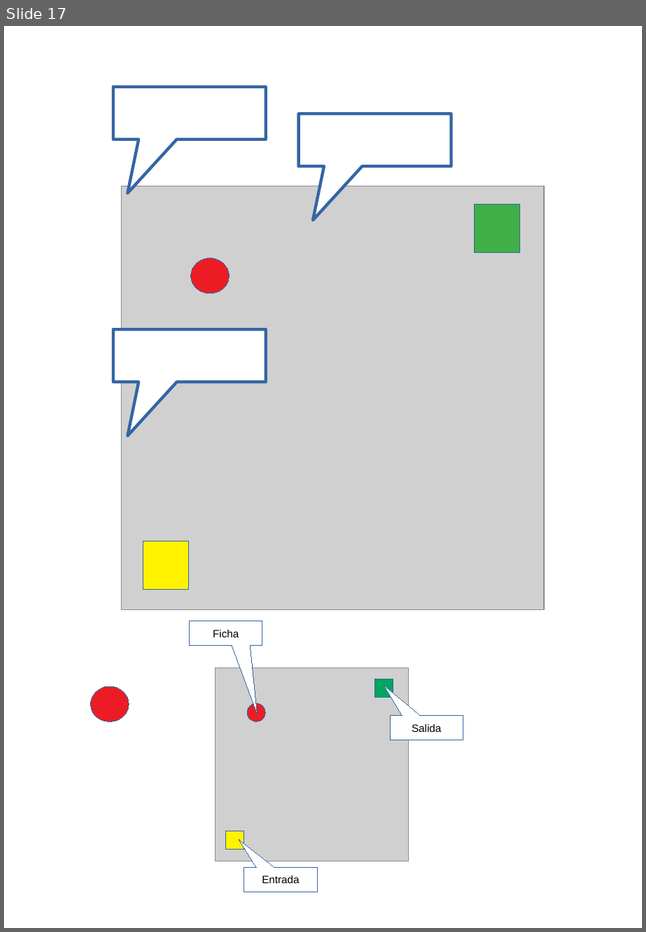
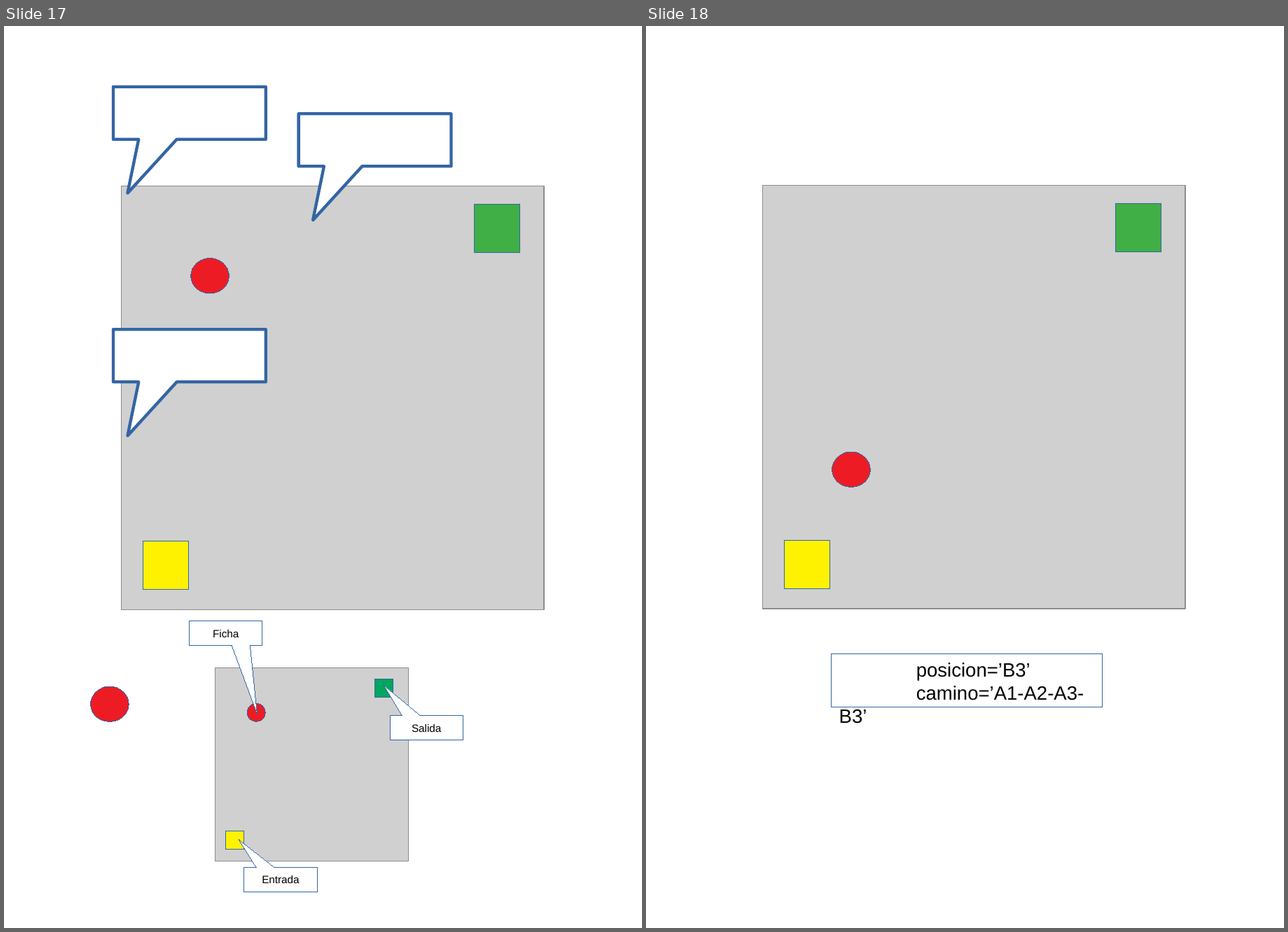
Before and after one commit to fabhrius/La-Cosa, a slide deck: capitulos/3 - Resolver un problema simple/Resolviendo un problema simple.odp. Shown side by side, each under a label of ours: slide 17 before the commit, slides 17 and 18 after it. The pictures are 646x932 and 1288x932 pixels, drawn with LibreOffice and Linux fonts; fonts in the diff are those of the drawing; grey boxes stand for pictures. Boxes give left, top, right and bottom in pixels: in the first picture for what was removed or moved away, otherwise in the second. Text is boxed around its words. In the diff, an @@ line names an element or a change of style, - is before the commit and + after.

```diff
--- a/capitulos/3 - Resolver un problema simple/Resolviendo un problema simple.odp
+++ b/capitulos/3 - Resolver un problema simple/Resolviendo un problema simple.odp
@@ slide 18 added at (x1=646, y1=26, x2=1284, y2=928), background #FFFFFF @@
@@ picture added at (x1=762, y1=185, x2=1185, y2=608) @@
@@ rectangle added at (x1=1116, y1=203, x2=1161, y2=252), fill #3FAF46, outline #3465A4 0 pt @@
@@ ellipse added at (x1=832, y1=452, x2=869, y2=487), fill #ED1C24, outline #3465A4 0 pt @@
@@ rectangle added at (x1=784, y1=540, x2=829, y2=589), fill #FFF200, outline #3465A4 0 pt @@
@@ rectangle added at (x1=831, y1=654, x2=1102, y2=707), outline #3465A4 0 pt, 18 pt, text #000000 @@
+posicion=’B3’
+camino=’A1-A2-A3-B3’
```
Also in this commit, not shown: 1 other slide added, 1 slide removed, 1 other file.
